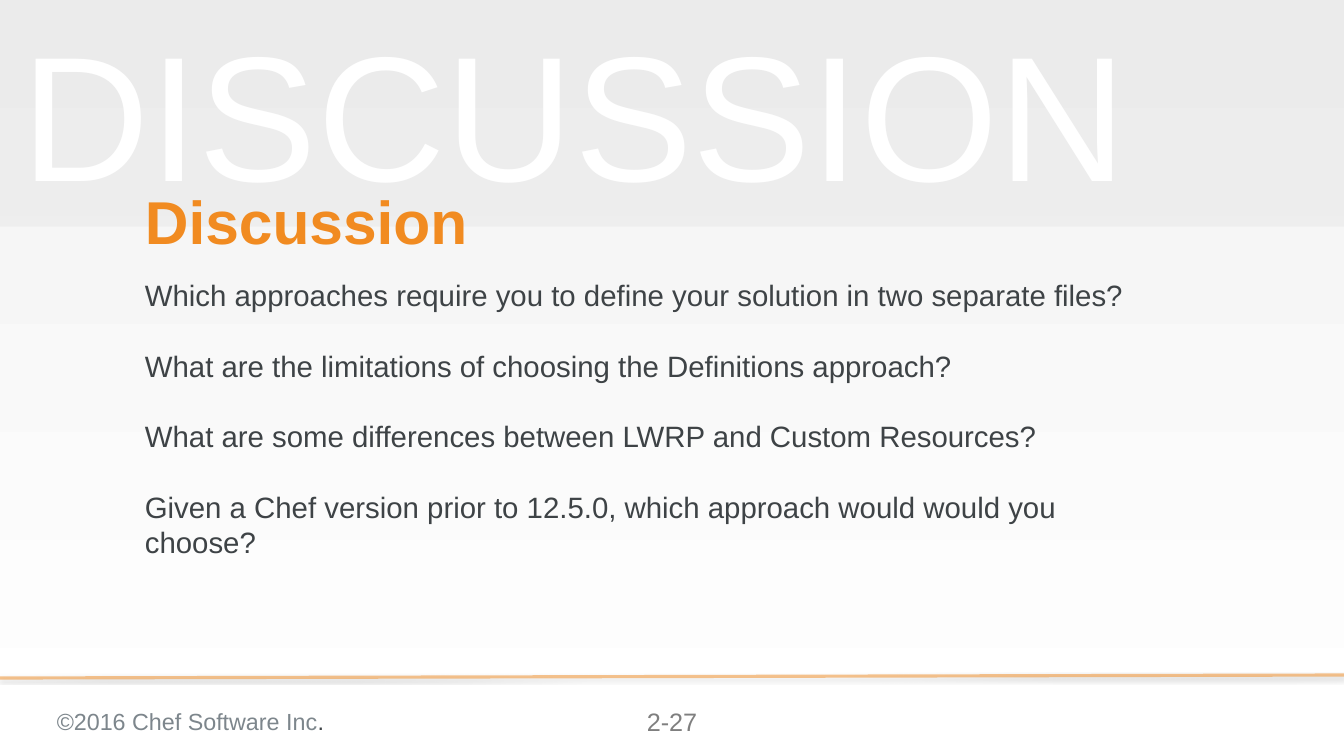
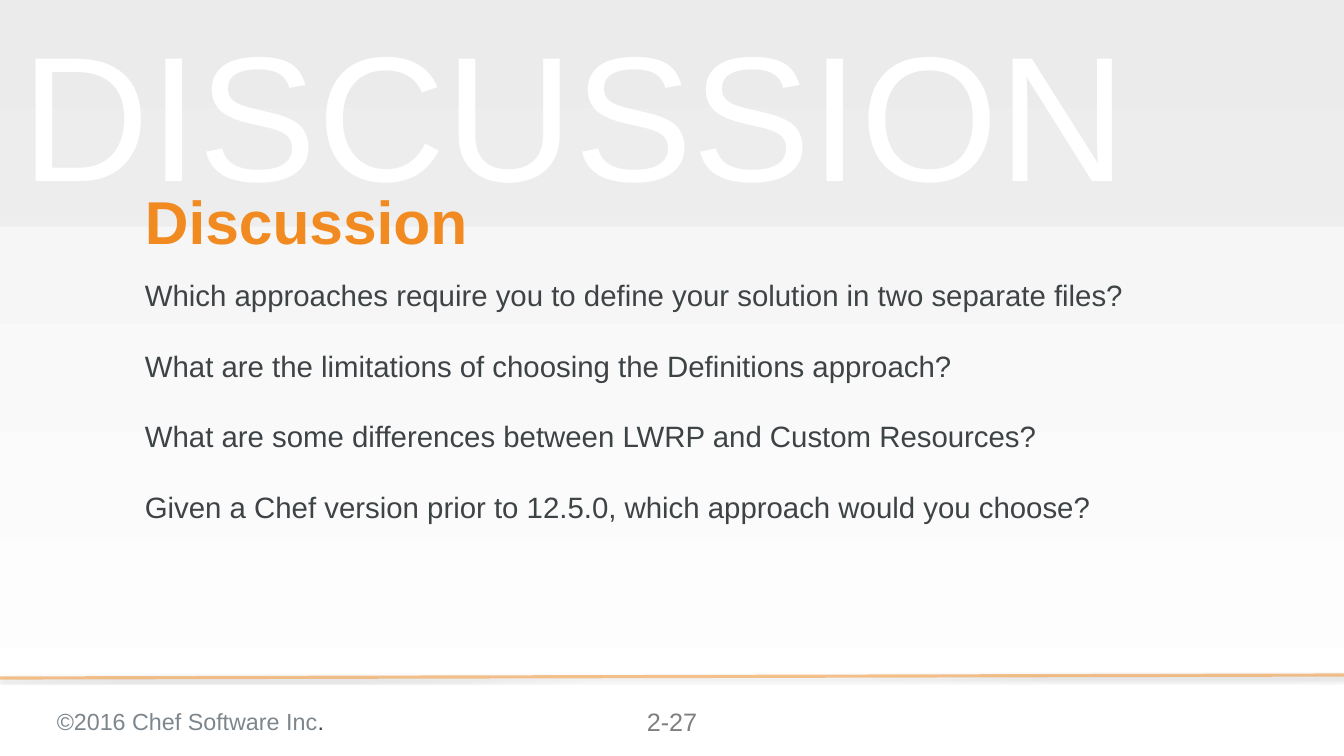
Before and after one commit to chef-training/extending_cookbooks, a slide deck: slide 27 of 02-approaches_to_extending_resources.pptx. Drawn at 1344x756 pixels with LibreOffice and Linux fonts; fonts in the diff are those of the drawing; background and template pictures are left out. Boxes give left, top, right and bottom in pixels: in the first picture for what was removed or moved away, otherwise in the second. Text is boxed around its words. In the diff, an @@ line names an element or a change of style, - is before the commit and + after.

```diff
--- a/02-approaches_to_extending_resources.pptx
+++ b/02-approaches_to_extending_resources.pptx
@@ subtitle at box(145, 496, 1090, 524): text changed @@
-Given a Chef version prior to 12.5.0, which approach would would you choose?
+Given a Chef version prior to 12.5.0, which approach would you choose?
```
Also in this commit, not shown: 2 other files.
